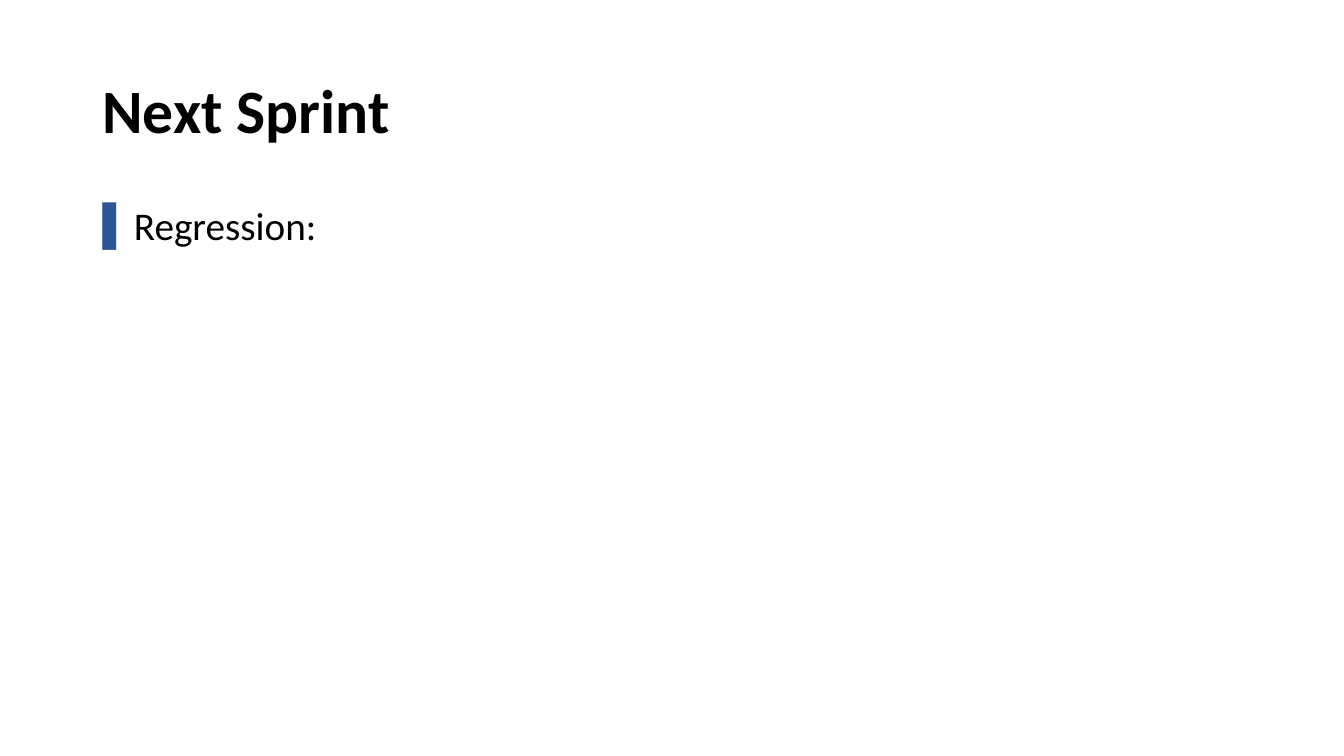
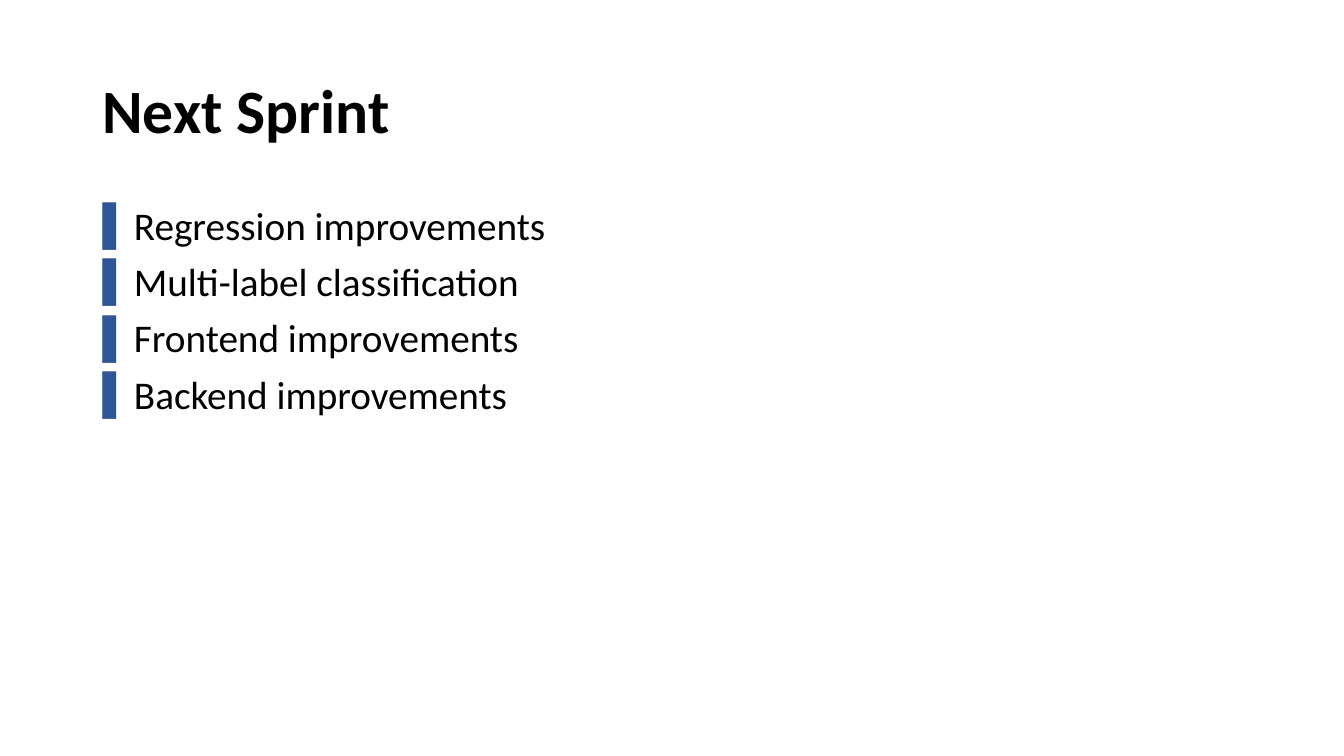
Before and after one commit to Khaledjallouli/project, a slide deck: slide 11 of Daily/sprint8/Sprint8_Review.pptx (slide 9 before the commit). Drawn at 1344x756 pixels with LibreOffice and Linux fonts; fonts in the diff are those of the drawing; background and template pictures are left out. Boxes give left, top, right and bottom in pixels: in the first picture for what was removed or moved away, otherwise in the second. Text is boxed around its words. In the diff, an @@ line names an element or a change of style, - is before the commit and + after.

Commit message:
added own slides

```diff
--- a/Daily/sprint8/Sprint8_Review.pptx
+++ b/Daily/sprint8/Sprint8_Review.pptx
@@ text at [134,213,545,416]: text changed @@
-▌ Regression:
+▌ Regression improvements
+▌ Multi-label classification
+▌ Frontend improvements
+▌ Backend improvements
```
Also in this commit, not shown: 1 other slide changed, 2 slides added.
